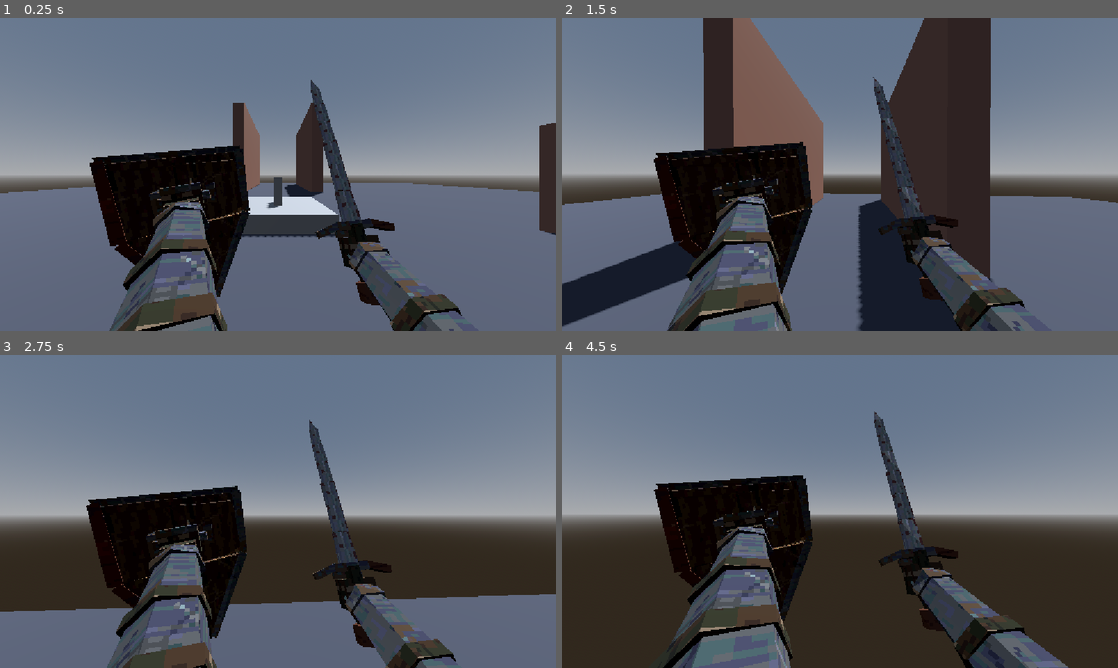
Above: before the commit, frames 1-4 (two rows, left to right).
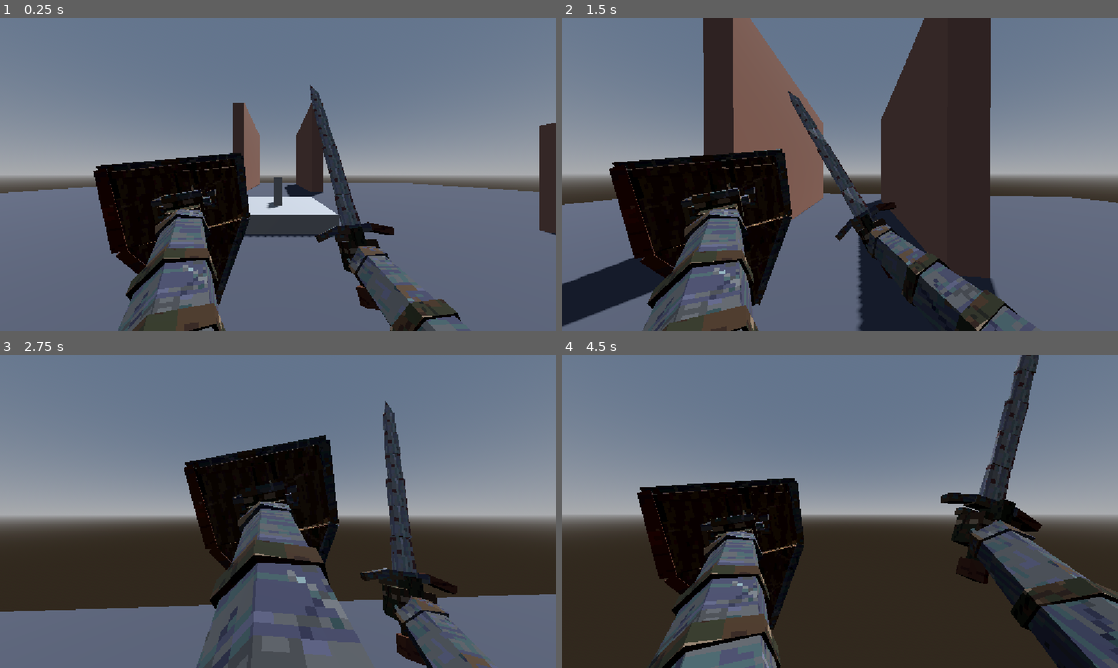
Above: after the commit, the same moments.

Repository: BigScavatore/deathless-godot
Game: Godot game, scene res://main.tscn
Two runs of this game, one before a commit and one after it. Both use one fixed random seed, a clock stepped at 60 frames per second and the inputs below. The project has no main scene, so this scene is started directly.
Inputs (mouse positions are in pixels of both pictures, inside the frame that each line leads up to):
- Up to frame 1 (0.25 s): no input
- Up to frame 2 (1.5 s): move the mouse to (867, 174) at 0.52 s; press the mouse at (867, 174) at 0.53 s; hold W (move_forward) from 0.53 s (still down); tap Shift (dash) at 0.6 s; tap Space (jump) at 0.77, 1.07 s; move the mouse to (812, 174) at 1.27 s; release the mouse at (812, 174) at 1.28 s; click (812, 174) at 1.35 s
- Up to frame 3 (2.75 s): keep holding W (move_forward); tap Space (jump) at 1.52, 1.82 s; right-click (250, 511) at 1.55 s; move the mouse to (289, 505) at 2.02 s; hold Right mouse button (block, bound only after the commit) from 2.03 s (still down); click (289, 505) at 2.17 s; tap Mouse wheel down (weapon_next, bound only after the commit) at 2.3 s
- Up to frame 4 (4.5 s): keep holding W (move_forward); move the mouse to (834, 517) at 2.77 s; release Right mouse button (block, bound only after the commit) at 2.78 s; tap Mouse wheel down (weapon_next, bound only after the commit) at 2.85 s; click (834, 517) at 2.92 s; tap Space (jump) at 3.02, 3.32, 3.77, 4.07 s; tap Mouse wheel up (weapon_prev, bound only after the commit) at 3.05 s; move the mouse to (878, 514) at 3.52 s; hold Mouse wheel up (weapon_prev, bound only after the commit) 3.53-4.28 s; click (878, 514) at 3.67 s; tap 1 at 3.8, 4.35 s; move the mouse to (795, 508) at 4.27 s; click (795, 508) at 4.42 s

The runs differ from the first frame. In frame 1, 7.0% of the frame differs, in the area x 16-84%, y 19-100%; in frame 2, 18%; in frame 3, 27%, in the area x 15-89%, y 14-100%; in frame 4, 22%.

Commit message:
Weapon system: Weapon base class, animated sword & shield, weapon switching
- Viewmodel now holds a list of weapon scenes: keeps the sway/bob, handles
  switching (wheel, 1-9, pad Y) and forwards attack/block input
- Weapon base class with equip/unequip and primary/secondary hooks
- Sword & shield as its own scene with AnimationPlayer: equip, slash
  (with hit-frame method track and input buffer), block
- Input actions registered one by one, so editor overrides are kept

Co-Authored-By: Claude Opus 5.5 <noreply@anthropic.com>
Claude-Session: https://claude.ai/code/session_01KL6evwtdWiBVzk9Qa4NmR2

Diff:
--- a/player/player.gd
+++ b/player/player.gd
@@ -220,54 +220,57 @@
 # --- Input -----------------------------------------------------------------
 
 # Registra le azioni da codice, così non serve toccare project.godot.
-# Se preferisci la Mappa input dell'editor, crea un'azione "move_forward":
-# in quel caso questa funzione non fa nulla (servono anche move_*, look_*, jump, dash).
+# Un'azione già definita nella Mappa input dell'editor viene lasciata com'è
+# (quindi puoi rimappare tutto da lì senza modificare questo script).
 func _register_input_actions() -> void:
-	if InputMap.has_action("move_forward"):
+	_add_action("move_forward", [_key(KEY_W), _key(KEY_UP), _axis(JOY_AXIS_LEFT_Y, -1.0)])
+	_add_action("move_back", [_key(KEY_S), _key(KEY_DOWN), _axis(JOY_AXIS_LEFT_Y, 1.0)])
+	_add_action("move_left", [_key(KEY_A), _key(KEY_LEFT), _axis(JOY_AXIS_LEFT_X, -1.0)])
+	_add_action("move_right", [_key(KEY_D), _key(KEY_RIGHT), _axis(JOY_AXIS_LEFT_X, 1.0)])
+	_add_action("look_up", [_axis(JOY_AXIS_RIGHT_Y, -1.0)])
+	_add_action("look_down", [_axis(JOY_AXIS_RIGHT_Y, 1.0)])
+	_add_action("look_left", [_axis(JOY_AXIS_RIGHT_X, -1.0)])
+	_add_action("look_right", [_axis(JOY_AXIS_RIGHT_X, 1.0)])
+	_add_action("jump", [_key(KEY_SPACE), _button(JOY_BUTTON_A)])
+	_add_action("dash", [_key(KEY_SHIFT), _button(JOY_BUTTON_B)])
+
+	# Armi (usate da viewmodel.gd)
+	_add_action("attack", [_mouse(MOUSE_BUTTON_LEFT), _axis(JOY_AXIS_TRIGGER_RIGHT, 1.0)])
+	_add_action("block", [_mouse(MOUSE_BUTTON_RIGHT), _axis(JOY_AXIS_TRIGGER_LEFT, 1.0)])
+	_add_action("weapon_next", [_mouse(MOUSE_BUTTON_WHEEL_DOWN), _button(JOY_BUTTON_Y)])
+	_add_action("weapon_prev", [_mouse(MOUSE_BUTTON_WHEEL_UP)])
+	for i in 9:
+		_add_action("weapon_%d" % (i + 1), [_key((KEY_1 + i) as Key)])
+
+
+func _add_action(action: StringName, events: Array[InputEvent]) -> void:
+	if InputMap.has_action(action):
 		return
-	_add_key_action("move_forward", [KEY_W, KEY_UP])
-	_add_key_action("move_back", [KEY_S, KEY_DOWN])
-	_add_key_action("move_left", [KEY_A, KEY_LEFT])
-	_add_key_action("move_right", [KEY_D, KEY_RIGHT])
-	_add_key_action("jump", [KEY_SPACE])
-	_add_key_action("dash", [KEY_SHIFT])
-
-	_add_axis_action("move_forward", JOY_AXIS_LEFT_Y, -1.0)
-	_add_axis_action("move_back", JOY_AXIS_LEFT_Y, 1.0)
-	_add_axis_action("move_left", JOY_AXIS_LEFT_X, -1.0)
-	_add_axis_action("move_right", JOY_AXIS_LEFT_X, 1.0)
-	_add_axis_action("look_up", JOY_AXIS_RIGHT_Y, -1.0)
-	_add_axis_action("look_down", JOY_AXIS_RIGHT_Y, 1.0)
-	_add_axis_action("look_left", JOY_AXIS_RIGHT_X, -1.0)
-	_add_axis_action("look_right", JOY_AXIS_RIGHT_X, 1.0)
-
-	_add_button_action("jump", JOY_BUTTON_A)
-	_add_button_action("dash", JOY_BUTTON_B)
-
-
-func _ensure_action(action: StringName) -> void:
-	if not InputMap.has_action(action):
-		InputMap.add_action(action, 0.2)
-
-
-func _add_key_action(action: StringName, keys: Array) -> void:
-	_ensure_action(action)
-	for key in keys:
-		var ev := InputEventKey.new()
-		ev.physical_keycode = key
+	InputMap.add_action(action, 0.2)
+	for ev in events:
 		InputMap.action_add_event(action, ev)
 
 
-func _add_axis_action(action: StringName, axis: JoyAxis, value: float) -> void:
-	_ensure_action(action)
+func _key(keycode: Key) -> InputEvent:
+	var ev := InputEventKey.new()
+	ev.physical_keycode = keycode
+	return ev
+
+
+func _mouse(button: MouseButton) -> InputEvent:
+	var ev := InputEventMouseButton.new()
+	ev.button_index = button
+	return ev
+
+
+func _axis(axis: JoyAxis, value: float) -> InputEvent:
 	var ev := InputEventJoypadMotion.new()
 	ev.axis = axis
 	ev.axis_value = value
-	InputMap.action_add_event(action, ev)
-
-
-func _add_button_action(action: StringName, button: JoyButton) -> void:
-	_ensure_action(action)
+	return ev
+
+
+func _button(button: JoyButton) -> InputEvent:
 	var ev := InputEventJoypadButton.new()
 	ev.button_index = button
-	InputMap.action_add_event(action, ev)
+	return ev
--- a/player/viewmodel.gd
+++ b/player/viewmodel.gd
@@ -1,6 +1,15 @@
 extends Node3D
-## Spada e scudo in prima persona: stile low-poly "gritty" + oscillazioni di movimento.
+## Porta-armi in prima persona: oscillazioni di movimento (sway/bob), cambio arma e input.
 ## Va messo come figlio della Camera3D (vedi player.tscn).
+##
+## Le armi sono scene separate (vedi player/weapons/weapon.gd): aggiungile alla lista "weapons".
+## Il sway sta qui, le animazioni dentro ogni arma: i due movimenti si sommano senza pestarsi i piedi.
+## Comandi: click sinistro / RT = primario, click destro / LT = secondario,
+## rotella o 1-9 = cambio arma, Y (pad) = arma successiva.
+
+## Scene delle armi disponibili (la radice di ognuna deve estendere Weapon).
+@export var weapons: Array[PackedScene] = []
+@export var start_weapon := 0
 
 @export_group("Movement sway")
 ## Ampiezza dell'oscillazione mentre si corre.
@@ -17,6 +26,10 @@
 var _bob_time := 0.0
 var _idle_time := 0.0
 
+var _weapons: Array[Weapon] = []
+var _current: Weapon
+var _switching := false
+
 
 func _ready() -> void:
 	_base_position = position
@@ -24,7 +37,69 @@
 	while n != null and not n is CharacterBody3D:
 		n = n.get_parent()
 	_player = n as CharacterBody3D
-	_apply_style()
+
+	for scene in weapons:
+		var weapon := scene.instantiate() as Weapon
+		if weapon == null:
+			push_error("Viewmodel: la scena %s non estende Weapon" % scene.resource_path)
+			continue
+		weapon.player = _player
+		weapon.visible = false
+		add_child(weapon)
+		_apply_style(weapon)
+		_weapons.append(weapon)
+	if not _weapons.is_empty():
+		switch_to(clampi(start_weapon, 0, _weapons.size() - 1))
+
+
+## L'arma attualmente impugnata (null se nessuna).
+func current_weapon() -> Weapon:
+	return _current
+
+
+func switch_to(index: int) -> void:
+	if index < 0 or index >= _weapons.size() or _switching:
+		return
+	var next := _weapons[index]
+	if next == _current or (_current and not _current.can_switch()):
+		return
+	_switching = true
+	if _current:
+		await _current.unequip()
+	_current = next
+	await _current.equip()
+	_switching = false
+
+
+func cycle(step: int) -> void:
+	if _weapons.size() < 2:
+		return
+	var index := _weapons.find(_current)
+	switch_to(posmod(index + step, _weapons.size()))
+
+
+func _unhandled_input(event: InputEvent) -> void:
+	# Col mouse libero il click serve solo a ricatturarlo (lo gestisce player.gd).
+	if event is InputEventMouseButton and Input.mouse_mode != Input.MOUSE_MODE_CAPTURED:
+		return
+	if event.is_action_pressed("weapon_next"):
+		cycle(1)
+	elif event.is_action_pressed("weapon_prev"):
+		cycle(-1)
+	for i in mini(_weapons.size(), 9):
+		if event.is_action_pressed("weapon_%d" % (i + 1)):
+			switch_to(i)
+
+	if _current == null or _switching:
+		return
+	if event.is_action_pressed("attack"):
+		_current.primary_pressed()
+	elif event.is_action_released("attack"):
+		_current.primary_released()
+	elif event.is_action_pressed("block"):
+		_current.secondary_pressed()
+	elif event.is_action_released("block"):
+		_current.secondary_released()
 
 
 func _process(delta: float) -> void:
@@ -53,8 +128,8 @@
 
 
 # Texture pixelate (niente filtro) e niente ombre proiettate dalle armi.
-func _apply_style() -> void:
-	for child in find_children("*", "MeshInstance3D", true, false):
+func _apply_style(weapon: Node) -> void:
+	for child in weapon.find_children("*", "MeshInstance3D", true, false):
 		var mi := child as MeshInstance3D
 		mi.cast_shadow = GeometryInstance3D.SHADOW_CASTING_SETTING_OFF
 		if mi.mesh == null:
--- a/player/viewmodel.tscn
+++ b/player/viewmodel.tscn
@@ -1,9 +1,8 @@
 [gd_scene format=3]
 
 [ext_resource type="Script" path="res://player/viewmodel.gd" id="1_viewmodel"]
-[ext_resource type="PackedScene" path="res://assets/models/viewmodel.glb" id="2_model"]
+[ext_resource type="PackedScene" path="res://player/weapons/sword_shield/sword_shield.tscn" id="2_sword_shield"]
 
 [node name="Viewmodel" type="Node3D"]
 script = ExtResource("1_viewmodel")
-
-[node name="Model" parent="." instance=ExtResource("2_model")]
+weapons = Array[PackedScene]([ExtResource("2_sword_shield")])
--- /dev/null
+++ b/player/weapons/sword_shield/sword_shield.gd
@@ -0,0 +1,79 @@
+extends Weapon
+## Spada e scudo: click sinistro = fendente, click destro (tenuto) = parata con lo scudo.
+## Le pose sono nell'AnimationPlayer della scena: modificale dall'editor (pannello Animazione).
+
+## Emesso nel momento in cui il fendente deve colpire (chiave "method" nell'animazione "slash").
+## Qui andrà collegato il calcolo del danno (ShapeCast3D / query fisica davanti al player).
+signal slash_hit
+
+## Durante la parata: utile al futuro sistema di danno per ridurre i colpi frontali.
+var is_blocking := false
+
+var _wants_block := false
+var _attack_queued := false
+
+
+func _ready() -> void:
+	anim.animation_finished.connect(_on_animation_finished)
+
+
+func primary_pressed() -> void:
+	if is_blocking:
+		return
+	if _is_slashing():
+		_attack_queued = true  # input buffer: il prossimo fendente parte appena finisce questo
+	else:
+		_slash()
+
+
+func secondary_pressed() -> void:
+	_wants_block = true
+	if not _is_slashing():
+		_start_block()
+
+
+func secondary_released() -> void:
+	_wants_block = false
+	if is_blocking:
+		is_blocking = false
+		anim.play_backwards(&"block")
+
+
+func can_switch() -> bool:
+	return not _is_slashing()
+
+
+func reset_state() -> void:
+	is_blocking = false
+	_wants_block = false
+	_attack_queued = false
+
+
+func _slash() -> void:
+	anim.play(&"slash")
+	anim.seek(0.0, true)
+
+
+func _start_block() -> void:
+	is_blocking = true
+	anim.play(&"block")
+
+
+func _is_slashing() -> bool:
+	return anim.is_playing() and anim.current_animation == &"slash"
+
+
+func _on_animation_finished(anim_name: StringName) -> void:
+	if anim_name != &"slash":
+		return
+	if _attack_queued and not _wants_block:
+		_attack_queued = false
+		_slash()
+	elif _wants_block:
+		_attack_queued = false
+		_start_block()
+
+
+# Chiamato dall'animazione "slash" (traccia metodo) nel frame dell'impatto.
+func _on_slash_hit() -> void:
+	slash_hit.emit()
--- /dev/null
+++ b/player/weapons/sword_shield/sword_shield.tscn
@@ -0,0 +1,246 @@
+[gd_scene format=3]
+
+[ext_resource type="Script" path="res://player/weapons/sword_shield/sword_shield.gd" id="1_script"]
+[ext_resource type="PackedScene" path="res://assets/models/viewmodel.glb" id="2_model"]
+
+[sub_resource type="Animation" id="Animation_reset"]
+resource_name = "RESET"
+length = 0.001
+tracks/0/type = "value"
+tracks/0/imported = false
+tracks/0/enabled = true
+tracks/0/path = NodePath("Model/Viewmodel/SwordArm:position")
+tracks/0/interp = 1
+tracks/0/loop_wrap = true
+tracks/0/keys = {
+"times": PackedFloat32Array(0),
+"transitions": PackedFloat32Array(1),
+"update": 0,
+"values": [Vector3(0.3, -0.34, -0.12)]
+}
+tracks/1/type = "value"
+tracks/1/imported = false
+tracks/1/enabled = true
+tracks/1/path = NodePath("Model/Viewmodel/SwordArm:rotation")
+tracks/1/interp = 1
+tracks/1/loop_wrap = true
+tracks/1/keys = {
+"times": PackedFloat32Array(0),
+"transitions": PackedFloat32Array(1),
+"update": 0,
+"values": [Vector3(0, 0, 0)]
+}
+tracks/2/type = "value"
+tracks/2/imported = false
+tracks/2/enabled = true
+tracks/2/path = NodePath("Model/Viewmodel/ShieldArm:position")
+tracks/2/interp = 1
+tracks/2/loop_wrap = true
+tracks/2/keys = {
+"times": PackedFloat32Array(0),
+"transitions": PackedFloat32Array(1),
+"update": 0,
+"values": [Vector3(-0.3, -0.34, -0.12)]
+}
+tracks/3/type = "value"
+tracks/3/imported = false
+tracks/3/enabled = true
+tracks/3/path = NodePath("Model/Viewmodel/ShieldArm:rotation")
+tracks/3/interp = 1
+tracks/3/loop_wrap = true
+tracks/3/keys = {
+"times": PackedFloat32Array(0),
+"transitions": PackedFloat32Array(1),
+"update": 0,
+"values": [Vector3(0, 0, 0)]
+}
+
+[sub_resource type="Animation" id="Animation_equip"]
+resource_name = "equip"
+length = 0.3
+tracks/0/type = "value"
+tracks/0/imported = false
+tracks/0/enabled = true
+tracks/0/path = NodePath("Model/Viewmodel/SwordArm:position")
+tracks/0/interp = 1
+tracks/0/loop_wrap = true
+tracks/0/keys = {
+"times": PackedFloat32Array(0, 0.3),
+"transitions": PackedFloat32Array(0.4, 1),
+"update": 0,
+"values": [Vector3(0.3, -0.7, -0.12), Vector3(0.3, -0.34, -0.12)]
+}
+tracks/1/type = "value"
+tracks/1/imported = false
+tracks/1/enabled = true
+tracks/1/path = NodePath("Model/Viewmodel/SwordArm:rotation")
+tracks/1/interp = 1
+tracks/1/loop_wrap = true
+tracks/1/keys = {
+"times": PackedFloat32Array(0, 0.3),
+"transitions": PackedFloat32Array(0.4, 1),
+"update": 0,
+"values": [Vector3(-0.6, 0, 0), Vector3(0, 0, 0)]
+}
+tracks/2/type = "value"
+tracks/2/imported = false
+tracks/2/enabled = true
+tracks/2/path = NodePath("Model/Viewmodel/ShieldArm:position")
+tracks/2/interp = 1
+tracks/2/loop_wrap = true
+tracks/2/keys = {
+"times": PackedFloat32Array(0, 0.06, 0.3),
+"transitions": PackedFloat32Array(1, 0.4, 1),
+"update": 0,
+"values": [Vector3(-0.3, -0.7, -0.12), Vector3(-0.3, -0.7, -0.12), Vector3(-0.3, -0.34, -0.12)]
+}
+tracks/3/type = "value"
+tracks/3/imported = false
+tracks/3/enabled = true
+tracks/3/path = NodePath("Model/Viewmodel/ShieldArm:rotation")
+tracks/3/interp = 1
+tracks/3/loop_wrap = true
+tracks/3/keys = {
+"times": PackedFloat32Array(0, 0.06, 0.3),
+"transitions": PackedFloat32Array(1, 0.4, 1),
+"update": 0,
+"values": [Vector3(-0.6, 0, 0), Vector3(-0.6, 0, 0), Vector3(0, 0, 0)]
+}
+
+[sub_resource type="Animation" id="Animation_slash"]
+resource_name = "slash"
+length = 0.5
+tracks/0/type = "value"
+tracks/0/imported = false
+tracks/0/enabled = true
+tracks/0/path = NodePath("Model/Viewmodel/SwordArm:position")
+tracks/0/interp = 1
+tracks/0/loop_wrap = true
+tracks/0/keys = {
+"times": PackedFloat32Array(0, 0.08, 0.13, 0.18, 0.24, 0.5),
+"transitions": PackedFloat32Array(0.4, 2, 1, 0.4, -2, 1),
+"update": 0,
+"values": [Vector3(0.3, -0.34, -0.12), Vector3(0.34, -0.28, -0.1), Vector3(0.28, -0.3, -0.2), Vector3(0.18, -0.34, -0.24), Vector3(0.13, -0.36, -0.22), Vector3(0.3, -0.34, -0.12)]
+}
+tracks/1/type = "value"
+tracks/1/imported = false
+tracks/1/enabled = true
+tracks/1/path = NodePath("Model/Viewmodel/SwordArm:rotation")
+tracks/1/interp = 1
+tracks/1/loop_wrap = true
+tracks/1/keys = {
+"times": PackedFloat32Array(0, 0.08, 0.13, 0.18, 0.24, 0.5),
+"transitions": PackedFloat32Array(0.4, 2, 1, 0.4, -2, 1),
+"update": 0,
+"values": [Vector3(0, 0, 0), Vector3(0.35, -0.2, -0.6), Vector3(0, 0.2, 0.3), Vector3(-0.3, 0.4, 1.1), Vector3(-0.4, 0.45, 1.4), Vector3(0, 0, 0)]
+}
+tracks/2/type = "value"
+tracks/2/imported = false
+tracks/2/enabled = true
+tracks/2/path = NodePath("Model/Viewmodel/ShieldArm:position")
+tracks/2/interp = 1
+tracks/2/loop_wrap = true
+tracks/2/keys = {
+"times": PackedFloat32Array(0, 0.13, 0.5),
+"transitions": PackedFloat32Array(-2, -2, 1),
+"update": 0,
+"values": [Vector3(-0.3, -0.34, -0.12), Vector3(-0.33, -0.37, -0.1), Vector3(-0.3, -0.34, -0.12)]
+}
+tracks/3/type = "value"
+tracks/3/imported = false
+tracks/3/enabled = true
+tracks/3/path = NodePath("Model/Viewmodel/ShieldArm:rotation")
+tracks/3/interp = 1
+tracks/3/loop_wrap = true
+tracks/3/keys = {
+"times": PackedFloat32Array(0, 0.13, 0.5),
+"transitions": PackedFloat32Array(-2, -2, 1),
+"update": 0,
+"values": [Vector3(0, 0, 0), Vector3(0, 0.1, 0), Vector3(0, 0, 0)]
+}
+tracks/4/type = "method"
+tracks/4/imported = false
+tracks/4/enabled = true
+tracks/4/path = NodePath(".")
+tracks/4/interp = 1
+tracks/4/loop_wrap = true
+tracks/4/keys = {
+"times": PackedFloat32Array(0.16),
+"transitions": PackedFloat32Array(1),
+"values": [{
+"args": [],
+"method": &"_on_slash_hit"
+}]
+}
+
+[sub_resource type="Animation" id="Animation_block"]
+resource_name = "block"
+length = 0.12
+tracks/0/type = "value"
+tracks/0/imported = false
+tracks/0/enabled = true
+tracks/0/path = NodePath("Model/Viewmodel/SwordArm:position")
+tracks/0/interp = 1
+tracks/0/loop_wrap = true
+tracks/0/keys = {
+"times": PackedFloat32Array(0, 0.12),
+"transitions": PackedFloat32Array(0.4, 1),
+"update": 0,
+"values": [Vector3(0.3, -0.34, -0.12), Vector3(0.36, -0.4, -0.1)]
+}
+tracks/1/type = "value"
+tracks/1/imported = false
+tracks/1/enabled = true
+tracks/1/path = NodePath("Model/Viewmodel/SwordArm:rotation")
+tracks/1/interp = 1
+tracks/1/loop_wrap = true
+tracks/1/keys = {
+"times": PackedFloat32Array(0, 0.12),
+"transitions": PackedFloat32Array(0.4, 1),
+"update": 0,
+"values": [Vector3(0, 0, 0), Vector3(0.1, -0.15, -0.2)]
+}
+tracks/2/type = "value"
+tracks/2/imported = false
+tracks/2/enabled = true
+tracks/2/path = NodePath("Model/Viewmodel/ShieldArm:position")
+tracks/2/interp = 1
+tracks/2/loop_wrap = true
+tracks/2/keys = {
+"times": PackedFloat32Array(0, 0.12),
+"transitions": PackedFloat32Array(0.4, 1),
+"update": 0,
+"values": [Vector3(-0.3, -0.34, -0.12), Vector3(-0.16, -0.26, -0.1)]
+}
+tracks/3/type = "value"
+tracks/3/imported = false
+tracks/3/enabled = true
+tracks/3/path = NodePath("Model/Viewmodel/ShieldArm:rotation")
+tracks/3/interp = 1
+tracks/3/loop_wrap = true
+tracks/3/keys = {
+"times": PackedFloat32Array(0, 0.12),
+"transitions": PackedFloat32Array(0.4, 1),
+"update": 0,
+"values": [Vector3(0, 0, 0), Vector3(0.1, -0.4, 0)]
+}
+
+[sub_resource type="AnimationLibrary" id="AnimationLibrary_sword_shield"]
+_data = {
+&"RESET": SubResource("Animation_reset"),
+&"equip": SubResource("Animation_equip"),
+&"slash": SubResource("Animation_slash"),
+&"block": SubResource("Animation_block")
+}
+
+[node name="SwordShield" type="Node3D"]
+script = ExtResource("1_script")
+display_name = "Spada e scudo"
+
+[node name="Model" parent="." instance=ExtResource("2_model")]
+
+[node name="AnimationPlayer" type="AnimationPlayer" parent="."]
+libraries = {
+&"": SubResource("AnimationLibrary_sword_shield")
+}
+playback_default_blend_time = 0.08
--- /dev/null
+++ b/player/weapons/weapon.gd
@@ -0,0 +1,71 @@
+class_name Weapon
+extends Node3D
+## Classe base per tutto ciò che il player può impugnare (spada e scudo, armi da fuoco, magie...).
+##
+## Ogni arma è una scena a sé: la radice ha uno script che estende Weapon, dentro ci sono il
+## modello e un AnimationPlayer (chiamato "AnimationPlayer") con le sue animazioni.
+## Il Viewmodel (player/viewmodel.gd) istanzia le armi, le cambia e inoltra l'input:
+## l'arma non legge mai Input direttamente, così la stessa arma funziona anche per altri usi.
+##
+## Animazioni riconosciute dalla base (tutte opzionali):
+##   "RESET"    posa di riposo (serve all'editor)
+##   "equip"    estrazione; se manca "unequip", viene riprodotta al contrario per riporre l'arma
+##   "unequip"  riposizione
+
+## Nome mostrato nell'interfaccia (futuro HUD / ruota armi).
+@export var display_name := "Arma"
+
+## Il player che impugna l'arma (lo imposta il Viewmodel).
+var player: CharacterBody3D
+
+@onready var anim: AnimationPlayer = get_node_or_null("AnimationPlayer")
+
+
+# --- Da sovrascrivere nelle armi -------------------------------------------
+
+## Attacco principale (click sinistro / grilletto destro).
+func primary_pressed() -> void:
+	pass
+
+
+func primary_released() -> void:
+	pass
+
+
+## Azione secondaria (click destro / grilletto sinistro): parata, mira, colpo caricato...
+func secondary_pressed() -> void:
+	pass
+
+
+func secondary_released() -> void:
+	pass
+
+
+## false mentre l'arma non vuole essere interrotta (es. a metà di un fendente).
+func can_switch() -> bool:
+	return true
+
+
+## Riporta lo stato interno a riposo (chiamato prima di riporre l'arma).
+func reset_state() -> void:
+	pass
+
+
+# --- Equip / unequip (coroutine: usale con await) --------------------------
+
+func equip() -> void:
+	visible = true
+	if anim and anim.has_animation(&"equip"):
+		anim.play(&"equip")
+		await anim.animation_finished
+
+
+func unequip() -> void:
+	reset_state()
+	if anim and anim.has_animation(&"unequip"):
+		anim.play(&"unequip")
+		await anim.animation_finished
+	elif anim and anim.has_animation(&"equip"):
+		anim.play_backwards(&"equip")
+		await anim.animation_finished
+	visible = false
